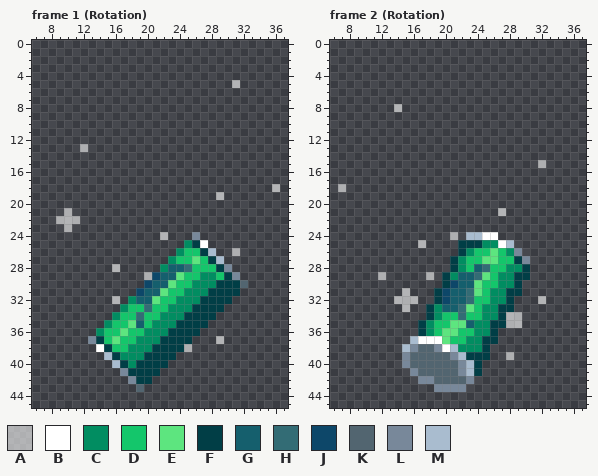
Two states of a pixel-art file, Assets/Sprites/Stim/akubi_stim_animation_1.aseprite. Above: the version before the commit.
47x53 pixels, 13 frames. Shown: frame 1 (Rotation): x 6..37, y 0..45; frame 2 (Rotation): x 6..37, y 0..45. The commit also changed other frames, which this record leaves out.
Palette (. is transparent): A #ffffff96  B #ffffff  C #018d61  D #14c66b  E #5de57f  F #013e46  G #155f6d  H #336c75  J #0d4769  K #526570  L #78889a  M #a9bccf
After the commit:
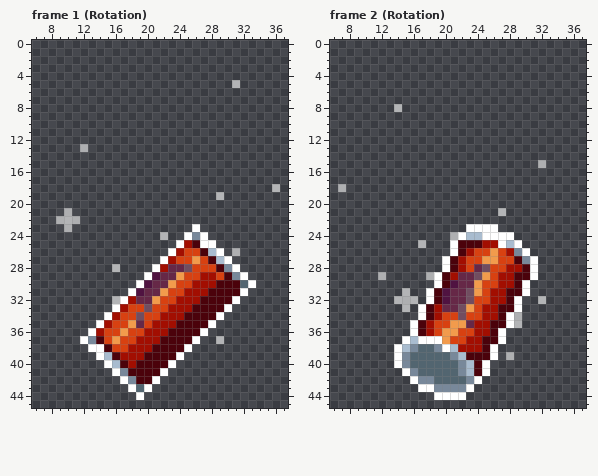
The exact change:
colour C: #018d61 -> #a20e01
colour D: #14c66b -> #d84111
colour E: #5de57f -> #f29b4c
colour F: #013e46 -> #4b020b
colour G: #155f6d -> #662847
colour H: #336c75 -> #714d60
colour J: #0d4769 -> #501341
Changed rows in their new state; - is a pixel that keeps its letter.
Frame 1 (Rotation), layer "Stim":
first column x 12:
23 --------------B-------
24 -------------B-B------
25 ------------B---B-----
26 -----------B-----B----
27 ----------B-------B---
28 ---------B---------B--
29 --------B-----------B-
30 -------B-------------B
31 ------B-------------B-
32 -----B-------------B--
33 ----B-------------B---
34 ---B-------------B----
35 --B-------------B-----
36 -B-------------B------
37 B-------------B-------
38 -B-----------B--------
39 --B---------B---------
40 ---B-------B----------
41 ----B-----B-----------
42 -----B---B------------
43 ------B-B-------------
44 -------B--------------
Frame 2 (Rotation), layer "Stim":
first column x 14:
23 ---------BBBB-----
24 --------B----BB---
25 -------B-------B--
26 -------B--------B-
27 ------B----------B
28 ------B----------B
29 -----B-----------B
30 -----B----------B-
31 ----B-----------B-
32 ----B----------B--
33 ---B-----------B--
34 ---B----------B---
35 --B-----------B---
36 --B----------B----
37 -B-----------B----
38 B-----------B-----
39 B-----------B-----
40 B----------B------
41 -B---------B------
42 --B-------B-------
43 ---BB----B--------
44 -----BBBB---------
Changed places in both pictures, as pixel boxes (x1, y1, x2, y2):
changed: (80, 224, 256, 400)
changed: (394, 224, 538, 400)
